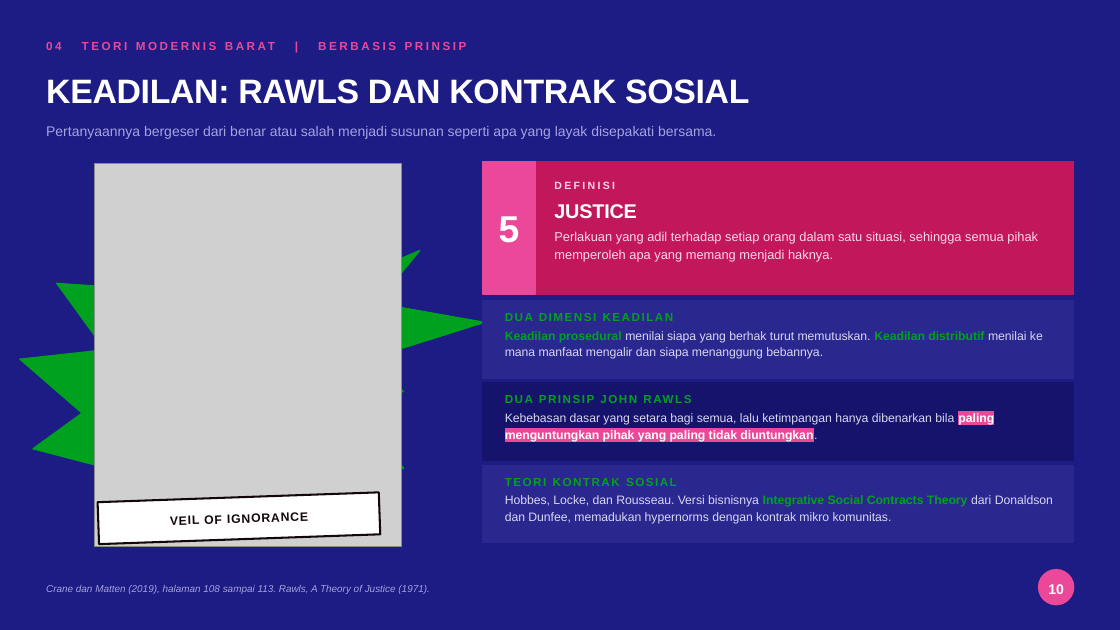
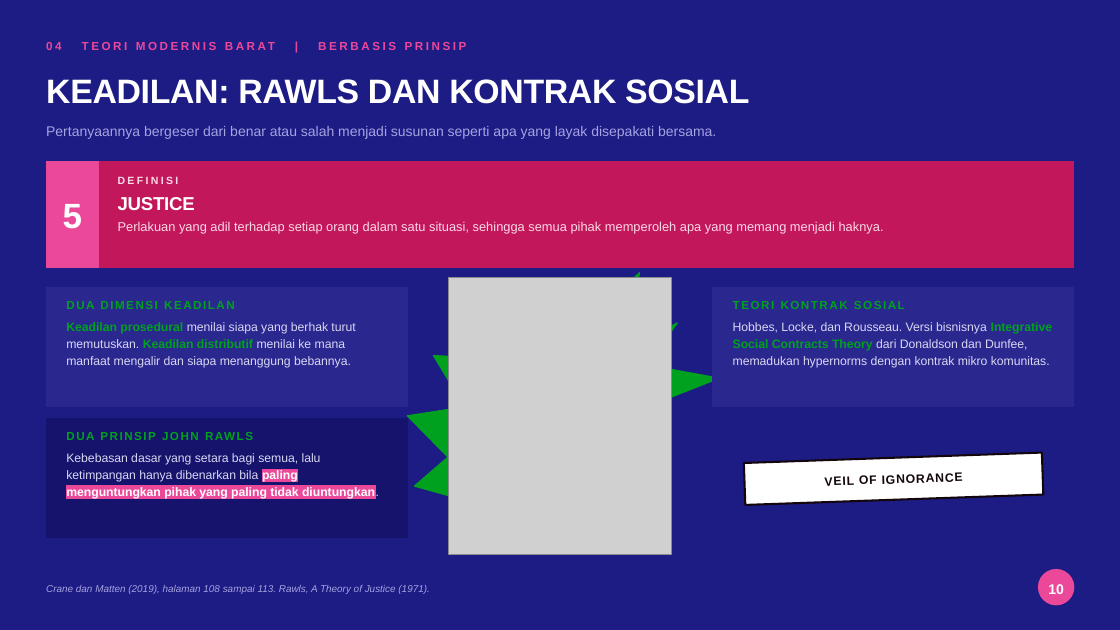
Before and after one commit to aslihabnuri/Dom-Manipulation, a slide deck: slide 10 of business-ethics/WOW-Business-Ethics-Hilirisasi-Nikel.pptx. Drawn at 1120x630 pixels with LibreOffice and Linux fonts; fonts in the diff are those of the drawing; grey boxes stand for pictures; background and template pictures are left out. Boxes give left, top, right and bottom in pixels: in the first picture for what was removed or moved away, otherwise in the second. Text is boxed around its words. In the diff, an @@ line names an element or a change of style, - is before the commit and + after.

```diff
--- a/business-ethics/WOW-Business-Ethics-Hilirisasi-Nikel.pptx
+++ b/business-ethics/WOW-Business-Ethics-Hilirisasi-Nikel.pptx
@@ text "5" moved from (x1=499, y1=216, x2=520, y2=243) to (x1=63, y1=204, x2=82, y2=229) @@
@@ text "5" at (x1=63, y1=204, x2=82, y2=229): size 32 to 30 pt @@
@@ rectangle resized from (x1=483, y1=161, x2=1074, y2=294) to (x1=46, y1=161, x2=1074, y2=267) @@
@@ rectangle resized from (x1=483, y1=161, x2=535, y2=294) to (x1=46, y1=161, x2=98, y2=267) @@
@@ text "DEFINISI" moved from (x1=554, y1=181, x2=615, y2=189) to (x1=118, y1=176, x2=179, y2=184) @@
@@ text "JUSTICE" moved from (x1=554, y1=204, x2=637, y2=219) to (x1=118, y1=197, x2=195, y2=210) @@
@@ text "JUSTICE" at (x1=118, y1=197, x2=195, y2=210): size 17 to 16 pt @@
@@ text "Perlakuan yang adil terhadap setiap ..." rewrapped from (x1=554, y1=231, x2=1038, y2=262) to (x1=118, y1=221, x2=884, y2=234) @@
@@ irregular seal resized from (x1=0, y1=137, x2=503, y2=581) to (x1=389, y1=240, x2=734, y2=582) @@
@@ rectangle added at (x1=46, y1=287, x2=408, y2=407), fill #2A278F, outline #2A278F 1 pt @@
@@ text "DUA DIMENSI KEADILAN" moved from (x1=505, y1=313, x2=674, y2=321) to (x1=66, y1=301, x2=235, y2=309) @@
@@ picture resized from (x1=94, y1=164, x2=401, y2=546) to (x1=449, y1=277, x2=671, y2=555) @@
@@ rectangle resized from (x1=483, y1=383, x2=1074, y2=460) to (x1=712, y1=287, x2=1074, y2=407) @@
@@ rectangle at (x1=712, y1=287, x2=1074, y2=407): fill #15136B to #2A278F; outline #15136B 1 pt to #2A278F 1 pt @@
@@ text "TEORI KONTRAK SOSIAL" moved from (x1=505, y1=478, x2=677, y2=486) to (x1=733, y1=301, x2=905, y2=309) @@
@@ text "Keadilan prosedural menilai siapa yang ..." rewrapped from (x1=505, y1=331, x2=1043, y2=359) to (x1=66, y1=322, x2=355, y2=368) @@
@@ text "Hobbes, Locke, dan Rousseau. Versi ..." rewrapped from (x1=505, y1=495, x2=1053, y2=524) to (x1=733, y1=322, x2=1053, y2=368) @@
@@ rectangle resized from (x1=483, y1=301, x2=1074, y2=378) to (x1=46, y1=418, x2=408, y2=538) @@
@@ rectangle at (x1=46, y1=418, x2=408, y2=538): fill #2A278F to #15136B; outline #2A278F 1 pt to #15136B 1 pt @@
@@ text "DUA PRINSIP JOHN RAWLS" rewrapped from (x1=505, y1=388, x2=1054, y2=408) to (x1=66, y1=425, x2=387, y2=445) @@
@@ text "Kebebasan dasar yang setara bagi ..." rewrapped from (x1=505, y1=413, x2=994, y2=442) to (x1=66, y1=453, x2=379, y2=499) @@
@@ rectangle removed at (x1=483, y1=465, x2=1074, y2=543) @@
@@ text "VEIL OF IGNORANCE" moved from (x1=204, y1=515, x2=222, y2=524) to (x1=859, y1=475, x2=877, y2=484) @@
@@ rectangle resized from (x1=98, y1=493, x2=380, y2=544) to (x1=744, y1=453, x2=1043, y2=505) @@
```
Also in this commit, not shown: 9 other slides changed, 1 other file.
